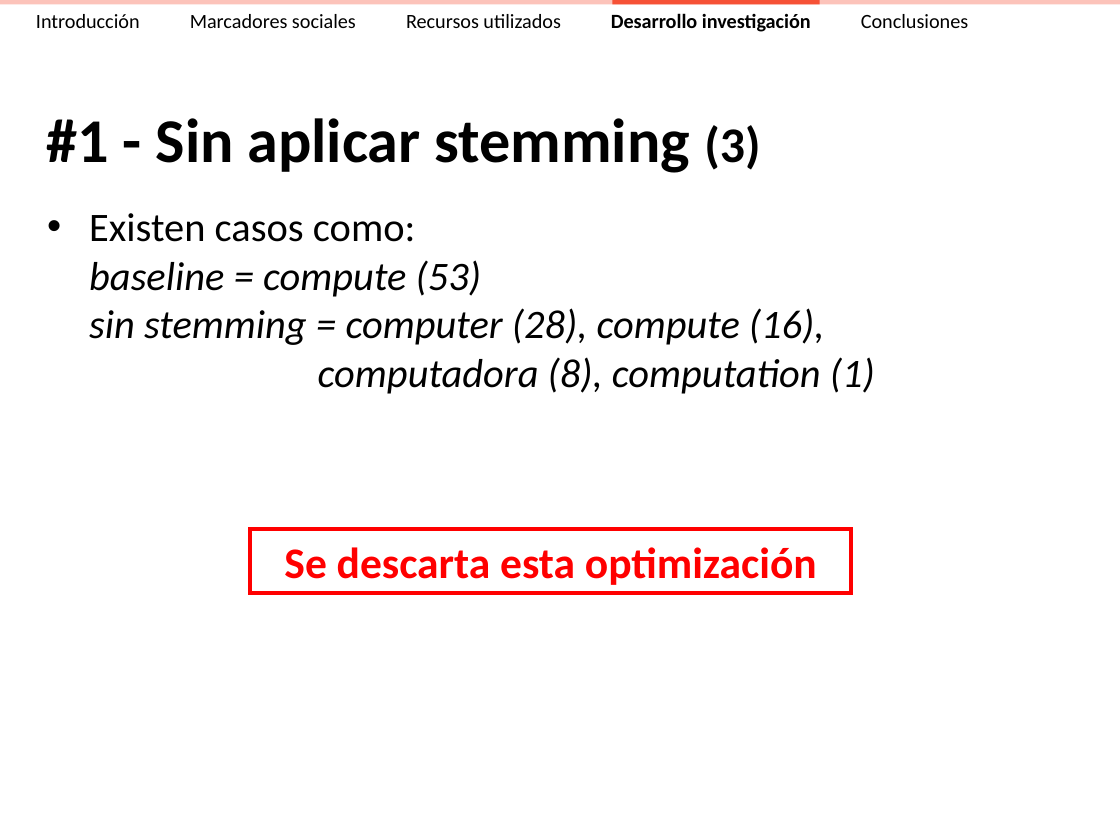
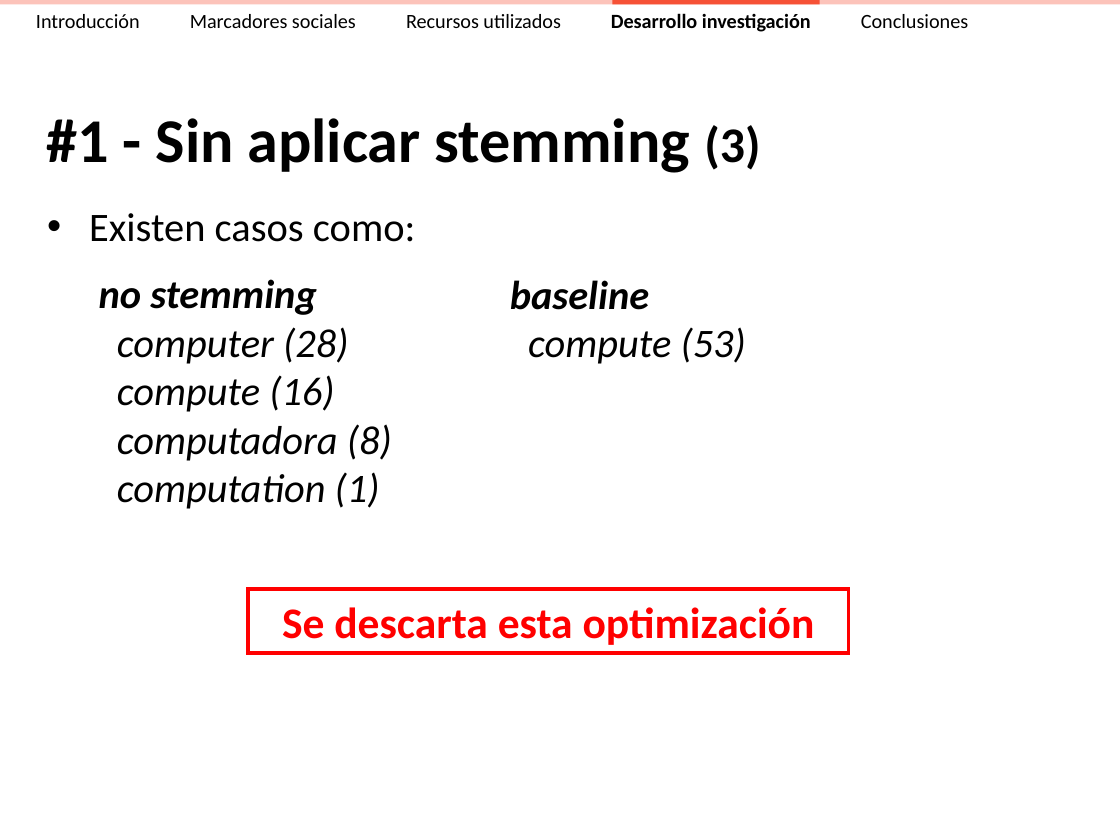
Before and after one commit to ak907kenai/nicotournetesis, a slide deck: slide 33 of docs_trunk/Presentación/Nicolás Tourné - Presentación Tesis (v2.4).ppt. Drawn at 1120x840 pixels with LibreOffice and Linux fonts; fonts in the diff are those of the drawing. Boxes give left, top, right and bottom in pixels: in the first picture for what was removed or moved away, otherwise in the second. Text is boxed around its words. In the diff, an @@ line names an element or a change of style, - is before the commit and + after.

```diff
--- a/docs_trunk/Presentación/Nicolás Tourné - Presentación Tesis (v2.4).ppt
+++ b/docs_trunk/Presentación/Nicolás Tourné - Presentación Tesis (v2.4).ppt
@@ text at [89,213,416,242]: text changed; italic off @@
-• Existen casos como:
-  baseline = compute (53)
-  sin stemming = computer (28), compute (16),
-  computadora (8), computation (1)
+• Existen casos como:
@@ text added at [99,279,392,509], 26 pt, text #000000, italic @@
+no stemming
+computer (28)
+compute (16)
+computadora (8)
+computation (1)
@@ text added at [510,280,746,364], 26 pt, text #000000, italic @@
+baseline
+compute (53)
@@ rectangle "Se descarta esta optimización": place and size @@
-rectangle "Se descarta esta optimización" at [250,530,850,594]
+rectangle "Se descarta esta optimización" at [248,589,848,653]
```
Also in this commit, not shown: 13 other slides changed, 1 other file.
